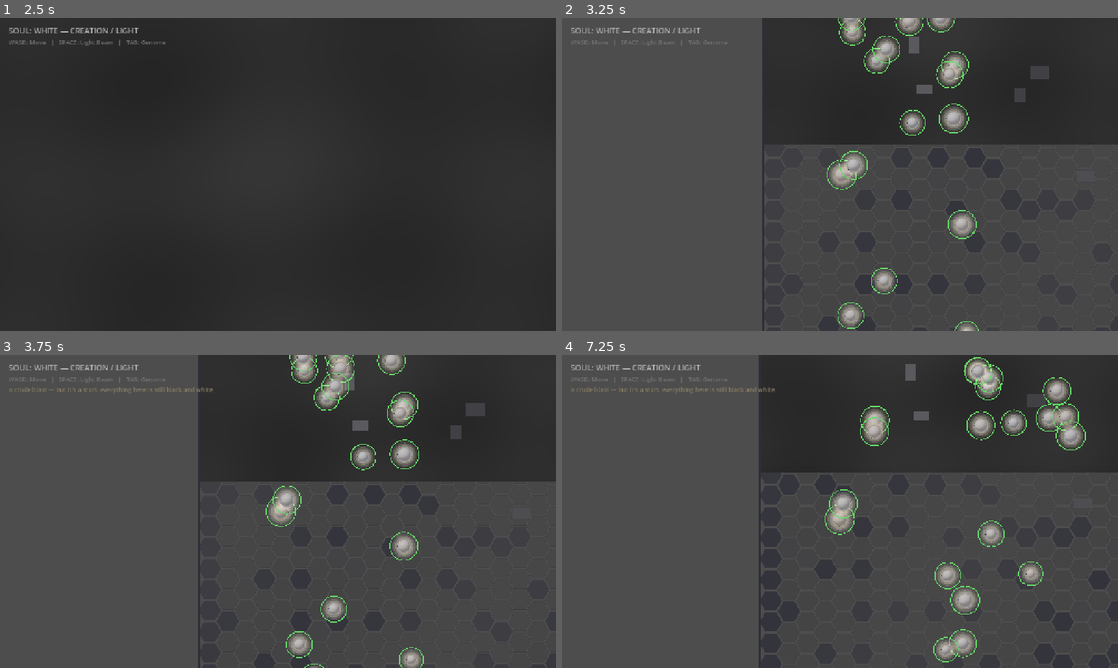
Above: before the commit, frames 1-4 (two rows, left to right).
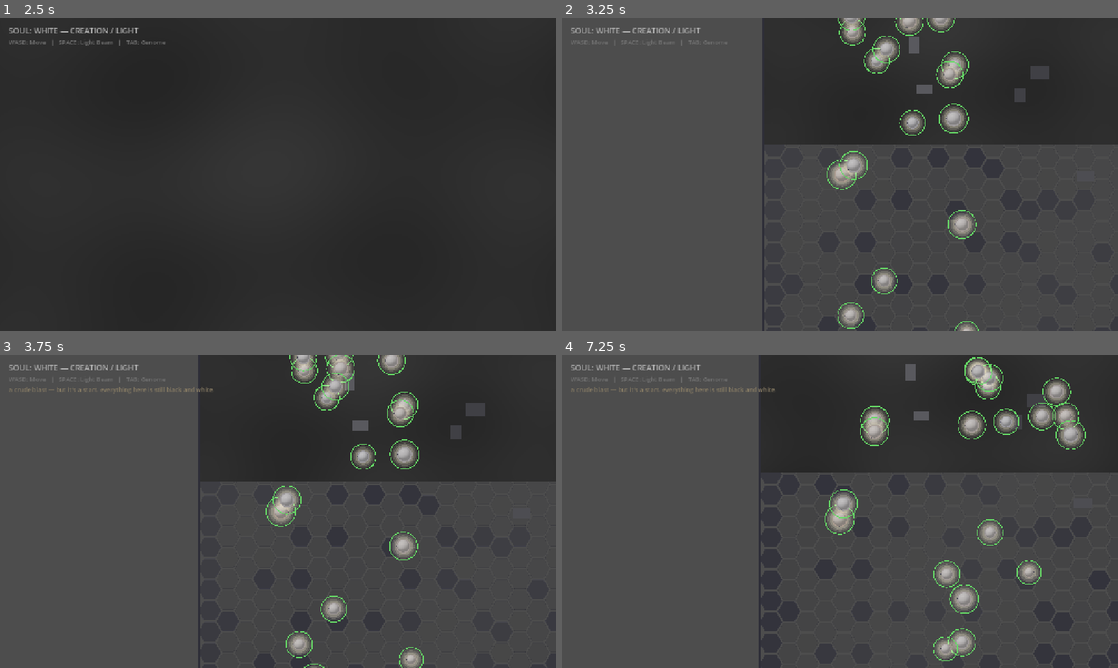
Above: after the commit, the same moments.

Repository: AtmaOVictu/soul-evolution
Game: Godot game, scene res://scenes/main.tscn
Same seed, same stepped clock (60 frames per second), same inputs: the game is played once before the commit and once after it.
Inputs (mouse positions are in pixels of both pictures, inside the frame that each line leads up to):
- Up to frame 1 (2.5 s): click "PLAY" at 0.5 s; click "WHITE — Matter / Electron" at 1.25 s; tap Enter at 2 s; move the mouse to (400, 158) at 2.02 s; hold D from 2.03 s (still down); tap Tab at 2.1 s; click (400, 158) at 2.17 s; tap Space at 2.27 s
- Up to frame 2 (3.25 s): release D at 2.75 s; drag from (728, 190) to (812, 237) at 2.77 s
- Up to frame 3 (3.75 s): move the mouse to (333, 442) at 3.52 s; hold D from 3.53 s (still down); tap Tab at 3.6 s
- Up to frame 4 (7.25 s): release D at 4.25 s; drag from (812, 574) to (673, 464) at 4.27 s; move the mouse to (1006, 558) at 5.02 s; hold A 5.03-5.75 s; tap Tab at 5.1, 6.6 s; tap Space at 5.27 s; drag from (673, 464) to (756, 433) at 5.77 s; move the mouse to (867, 511) at 6.52 s; hold S from 6.53 s (still down); click (867, 511) at 6.67 s

Frame 1 is identical in both runs. In frame 2, less than 0.1% of the frame differs, in the area x 52-75%, y 3-99%; in frame 3, 0.1%; in frame 4, 2.2%, in the area x 66-95%, y 0-99%.

Commit message:
canon: star-map directional light (08), Earth third element (09), scenarios 012-013, mythos update, debate-log 013

Diff:
--- a/scripts/main.gd
+++ b/scripts/main.gd
@@ -879,10 +879,12 @@
 func _update_army_ai(delta: float) -> void:
 	if not battle_active:
 		return
-	var enemies: Array = black_army if soul_stream.current_body and soul_stream.current_body.polarity == 0 else white_army
-	var allies: Array = white_army if soul_stream.current_body and soul_stream.current_body.polarity == 0 else black_army
-	# Update each alive soul
+	# Enemies must be relative to each army's OWN side, not the player's side —
+	# a single global "enemies" reused for both armies meant black souls were
+	# handed black_army as their own enemy list (searching for "nearest enemy"
+	# within their own side), and their targeting was effectively meaningless.
 	for army in [white_army, black_army]:
+		var enemies: Array = black_army if army == white_army else white_army
 		for i in range(army.size() - 1, -1, -1):
 			var sn: Node2D = army[i]
 			if not is_instance_valid(sn):
@@ -946,11 +948,16 @@
 		if army[i] == sn:
 			sn_index = i
 			break
-	var is_companion: bool = sn_index >= 1 and sn_index <= 3
-	var is_tactical: bool = sn_index > 3
+	# A soul is only a "companion" (follows the player as leader) if it's on
+	# the player's own side — there is no player-analog on the enemy side for
+	# them to rally around, so opposite-polarity index-1..3 souls fall through
+	# to tactical behavior instead of sitting idle.
+	var same_side_as_player: bool = active_body and is_instance_valid(active_body) and sn.polarity == active_body.polarity
+	var is_companion: bool = sn_index >= 1 and sn_index <= 3 and same_side_as_player
+	var is_tactical: bool = sn_index > 3 or (sn_index >= 1 and sn_index <= 3 and not same_side_as_player)
 
 	# --- COMPANIONS: follow player closely, fight when enemies near ---
-	if is_companion and active_body and is_instance_valid(active_body) and sn != active_body:
+	if is_companion and sn != active_body:
 		var to_player: Vector2 = active_body.position - sn.position
 		var dist: float = to_player.length()
 		# Find nearest enemy
Not shown, changed: canon/00-mythos.md
Not shown, added: canon/03-scenarios/scn-012-the-sweeping-light.md
Not shown, added: canon/03-scenarios/scn-013-earth-against-the-engulfing.md
Not shown, added: canon/08-star-map.md
Not shown, added: canon/09-earth.md
Not shown, changed: canon/debate-log.md
